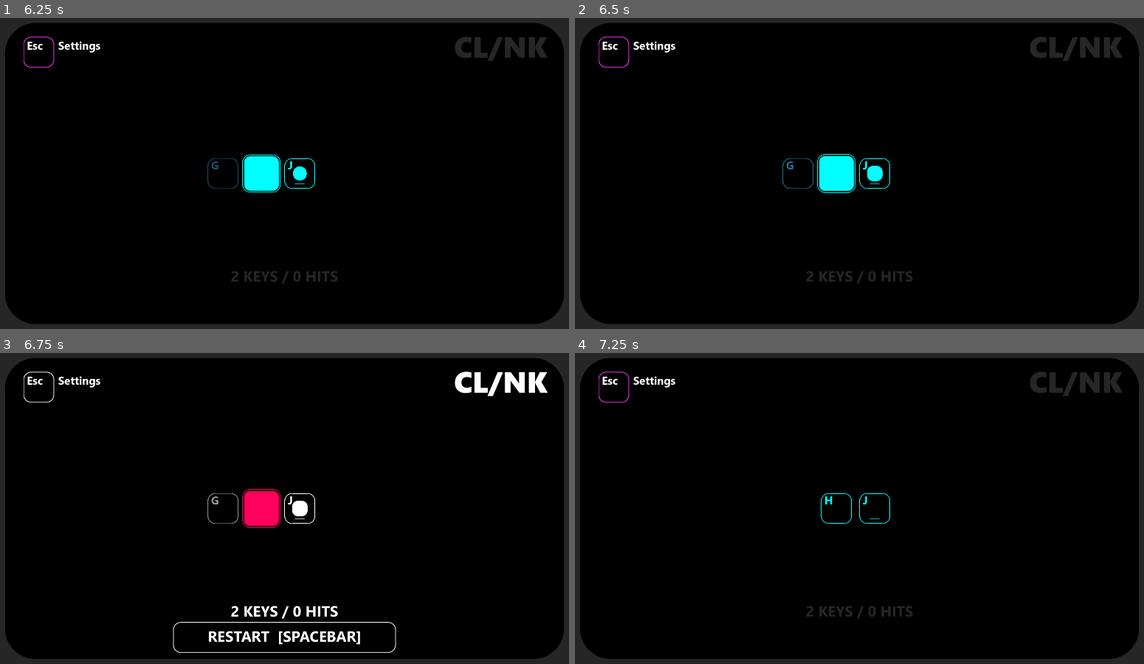
Above: before the commit, frames 1-4 (two rows, left to right).
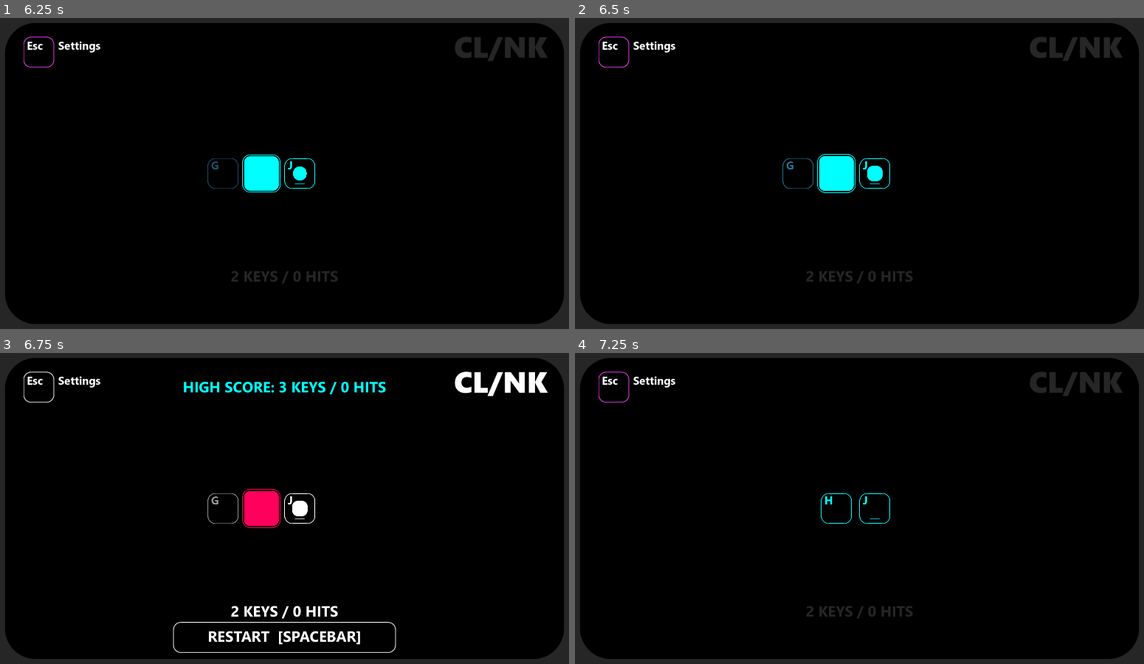
Above: after the commit, the same moments.

Repository: hedgemandan/2025-InfinityJam
Game: Godot game, scene res://Scenes/main_scene.tscn
Same seed, same stepped clock (60 frames per second), same inputs: the game is played once before the commit and once after it.
Inputs:
- Up to frame 1 (6.25 s): tap Enter at 0.5, 2, 3.5 s; tap 0 every 1.5 s from 0.6 to 5.1 s; tap Space at 0.77, 1.25, 1.52, 2.75, 3.02, 3.77, 4.25, 4.52, 6.02 s; tap 9 every 1.5 s from 1.35 to 5.85 s
- Up to frame 2 (6.5 s): no input
- Up to frame 3 (6.75 s): tap 0 at 6.6 s
- Up to frame 4 (7.25 s): tap Space at 6.77 s

Frames 1-2 are identical in both runs. In frame 3, 0.7% of the frame differs, in the area x 32-68%, y 9-14%; in frame 4, nothing differs.

Commit message:
high score on end

Diff:
--- a/2_Project/RhythmQWERTY/Scenes/end_screen.tscn
+++ b/2_Project/RhythmQWERTY/Scenes/end_screen.tscn
@@ -60,4 +60,26 @@
 position = Vector2(960, 980)
 scale = Vector2(0.6, 0.6)
 
+[node name="Score" type="RichTextLabel" parent="TextureRect"]
+layout_mode = 1
+anchors_preset = 8
+anchor_left = 0.5
+anchor_top = 0.5
+anchor_right = 0.5
+anchor_bottom = 0.5
+offset_left = -960.0
+offset_top = -430.0
+offset_right = 960.0
+offset_bottom = -280.0
+grow_horizontal = 2
+grow_vertical = 2
+theme_override_colors/default_color = Color(0, 1, 1, 1)
+theme_override_fonts/normal_font = ExtResource("3_8yanq")
+theme_override_fonts/bold_font = ExtResource("3_8yanq")
+theme_override_font_sizes/normal_font_size = 48
+theme_override_font_sizes/bold_font_size = 96
+bbcode_enabled = true
+text = "HIGH SCORE: 27 KEYS / 245 HITS"
+horizontal_alignment = 1
+
 [connection signal="restart_game" from="." to="." method="_on_restart_game"]
--- a/2_Project/RhythmQWERTY/Scripts/end_screen.gd
+++ b/2_Project/RhythmQWERTY/Scripts/end_screen.gd
@@ -1,10 +1,12 @@
 extends Control
 
 @onready var SFXIncorrectPress = $SFXIncorrectPress
+@onready var score: RichTextLabel = $TextureRect/Score
 signal restart_game
 
 func end_game_screen():
 	SFXIncorrectPress.play()
+	score.text = "HIGH SCORE: " + str(global.HighScore_numberoffbuttonsvisible) + " KEYS / " + str(global.HighScore_correcthits) + " HITS"
 
 func _input(event):
 	if event is InputEventKey and event.is_pressed():
